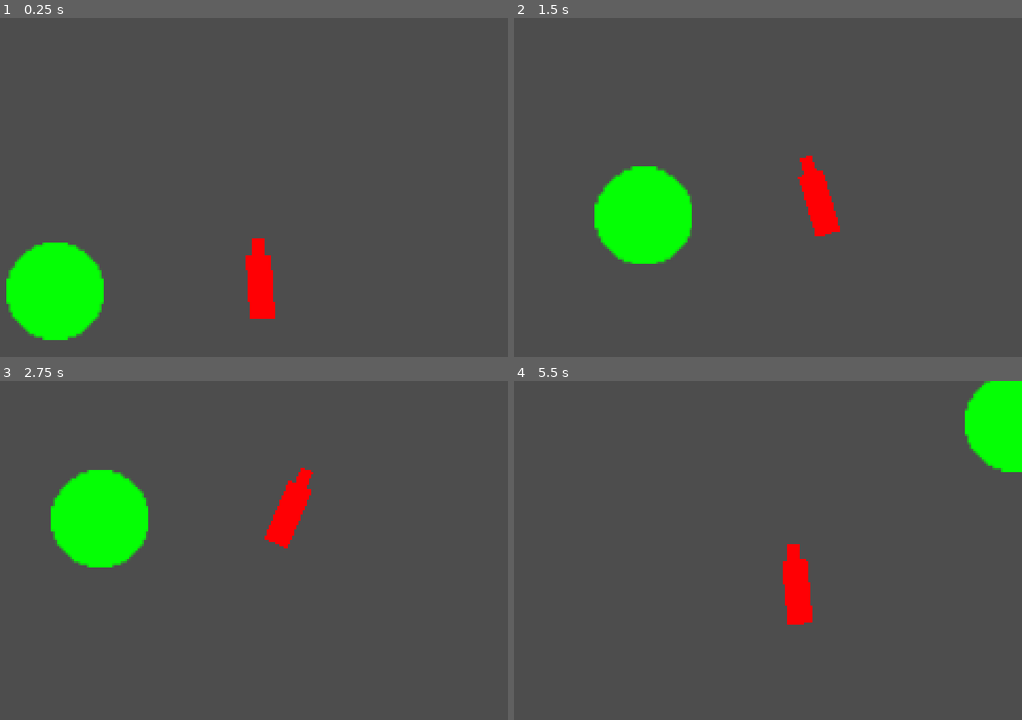
Above: before the commit, frames 1-4 (two rows, left to right).
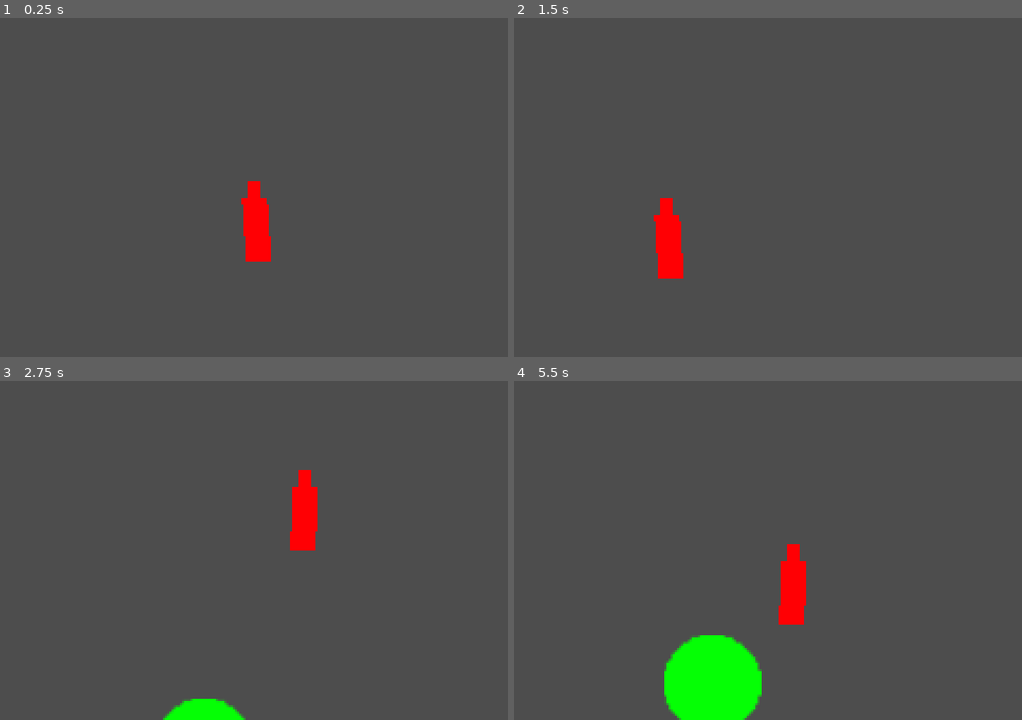
Above: after the commit, the same moments.

Repository: bryan-barreto/clonq-microjam-2k26
Game: Godot game, scene res://scenes/main.tscn
The game is run twice, just before and just after one commit, with the same random seed, the same clock (stepped at 60 frames per second) and the same inputs. This scene is started directly instead of the project's main scene.
Inputs (mouse positions are in pixels of both pictures, inside the frame that each line leads up to):
- Up to frame 1 (0.25 s): no input
- Up to frame 2 (1.5 s): tap Enter (ui_accept) at 0.5, 0.6, 0.77, 1.07 s; move the mouse to (879, 170) at 0.52 s; hold Right (ui_right) from 0.53 s (still down); move the mouse to (666, 204) at 1.27 s; click (666, 204) at 1.35 s
- Up to frame 3 (2.75 s): tap Enter (ui_accept) at 1.52, 1.55, 1.82, 2.3 s; move the mouse to (304, 475) at 2.02 s; release Right (ui_right) at 2.03 s; hold Left (ui_left) from 2.03 s (still down); hold Right mouse button (RightThruster) from 2.03 s (still down)
- Up to frame 4 (5.5 s): move the mouse to (742, 618) at 2.77 s; release Left (ui_left) at 2.78 s; release Right mouse button (RightThruster) at 2.78 s; hold Right (ui_right) 2.78-4.28 s; tap Enter (ui_accept) at 2.85, 3.02, 3.32, 3.77, 3.8, 4.07, 4.52, 4.55, 4.82, 5.1 s; move the mouse to (920, 601) at 3.52 s; press the mouse at (920, 601) at 3.53 s; move the mouse to (615, 499) at 4.27 s; release the mouse at (615, 499) at 4.28 s; hold Left (ui_left) 4.28-5.03 s; right-click (615, 499) at 4.35 s; move the mouse to (793, 550) at 5.02 s; hold Right (ui_right) from 5.03 s (still down)

The runs differ from the first frame. In frame 1, 6.2% of the frame differs, in the area x 1-55%, y 48-95%; in frame 2, 5.9%; in frame 3, 6.5%; in frame 4, 7.1%, in the area x 29-100%, y 0-100%.

Commit message:
needle and balloons

Diff:
--- a/godot-project/prefab/ball.tscn
+++ b/godot-project/prefab/ball.tscn
@@ -1,7 +1,7 @@
 [gd_scene format=3 uid="uid://dn3hyyv0tnt5b"]
 
 [ext_resource type="Texture2D" uid="uid://cga0otyo3iry3" path="res://assets/ball.png" id="1_1hr4x"]
-[ext_resource type="Script" uid="uid://dor43ks1wt1fp" path="res://src/meteor.gd" id="1_frjmt"]
+[ext_resource type="Script" uid="uid://cllk2v6siro6n" path="res://src/balloon.gd" id="1_frjmt"]
 
 [sub_resource type="PhysicsMaterial" id="PhysicsMaterial_1hr4x"]
 friction = 0.0
--- a/godot-project/scenes/main.tscn
+++ b/godot-project/scenes/main.tscn
@@ -2,6 +2,7 @@
 
 [ext_resource type="Script" uid="uid://3snrnt3qhca7" path="res://src/main.gd" id="1_o5qli"]
 [ext_resource type="PackedScene" uid="uid://dxci17kq4j4nv" path="res://prefab/hit_box.tscn" id="2_sugp2"]
+[ext_resource type="Script" uid="uid://bqgkspnqas6sr" path="res://src/needle.gd" id="5_tbgi4"]
 [ext_resource type="Script" uid="uid://3fj2creufpif" path="res://src/floor.gd" id="6_o6xl0"]
 [ext_resource type="Script" uid="uid://d3cesqdn66rk6" path="res://src/mouse.gd" id="6_tefeu"]
 
@@ -19,6 +20,8 @@
 
 [sub_resource type="RectangleShape2D" id="RectangleShape2D_85g3d"]
 size = Vector2(4, 168)
+
+[sub_resource type="RectangleShape2D" id="RectangleShape2D_jyhfs"]
 
 [node name="Main" type="Node2D" unique_id=1134354879]
 script = ExtResource("1_o5qli")
@@ -64,7 +67,6 @@
 theme_override_constants/separation = 23
 
 [node name="Win" type="Button" parent="Control/CenterContainer/Container/Container" unique_id=362210257]
-visible = false
 custom_minimum_size = Vector2(50, 0)
 layout_mode = 2
 disabled = true
@@ -118,6 +120,12 @@
 
 [node name="MiniMeteors" type="Node2D" parent="." unique_id=591848546]
 
+[node name="Needle" type="CharacterBody2D" parent="." unique_id=1451501838]
+script = ExtResource("5_tbgi4")
+
+[node name="CollisionShape2D" type="CollisionShape2D" parent="Needle" unique_id=805446573]
+shape = SubResource("RectangleShape2D_jyhfs")
+
 [connection signal="pressed" from="Control/CenterContainer/Container/Container/Win" to="." method="_on_win_pressed"]
 [connection signal="pressed" from="Control/CenterContainer/Container/Container/Lose" to="." method="_on_lose_pressed"]
 [connection signal="body_hit" from="Drill" to="." method="_on_lose"]
--- /dev/null
+++ b/godot-project/src/balloon.gd
@@ -0,0 +1,23 @@
+extends RigidBody2D
+
+@export var speed = 0.0
+
+signal on_hit
+
+
+@onready var drill = get_node("../../Drill")
+
+# Called when the node enters the scene tree for the first time.
+
+
+func _process(delta):
+	if (linear_velocity == Vector2(0,0)):
+		var drill_pos = drill.global_position
+		linear_velocity = (self.global_position - drill_pos).normalized()
+
+	if (linear_velocity.length() != speed):
+		linear_velocity = linear_velocity.normalized() * speed
+
+func _on_drillable_collision_body_entered(body):
+	if (body.name == "DrillBox"):
+		on_hit.emit()
--- a/godot-project/src/hit_box.gd
+++ b/godot-project/src/hit_box.gd
@@ -14,8 +14,8 @@
 
 func _move_toward_mouse(delta: float) -> void:
 	var dir_to_mouse: Vector2 = get_global_mouse_position() - drill.global_position
-	var new_vel = dir_to_mouse.normalized() * max_player_speed * delta
-	var collided := move_and_collide(new_vel)
+	#var new_vel = dir_to_mouse.normalized() * max_player_speed * delta
+	var collided := move_and_collide(dir_to_mouse)
 	if (collided):
 		collided.get_collider().apply_impulse(Vector2(0,-1).rotated(rotation))
 
--- a/godot-project/src/main.gd
+++ b/godot-project/src/main.gd
@@ -14,10 +14,13 @@
 
 var meteor_fab = preload("res://prefab/ball.tscn")
 var meteor_lv_1_fab = preload("res://prefab/ball_lv_1.tscn")
-var meteor_lv_2_fab = preload("res://prefab/ball_lv_2.tscn")
-var mini_fab = preload("res://prefab/mini_meteor.tscn")
 var origin_meteor_pos = Vector2(20, 135)
 var num_of_meteors = 0
+const balloon_spawn_horizontal_range = [30, 210]
+const balloon_spawn_height = 200
+const balloon_spawn_timer_seconds = 2
+
+var spawn_timer = 0
 
 @onready var meteor_node = get_node("Meteors")
 @onready var mini_node = get_node("MiniMeteors")
@@ -26,24 +29,22 @@
 func _enter_tree():
 	%Difficulty.text = "Difficulty: %d" % difficulty
 
-func _ready():
-	num_of_meteors += 1
-	var first_meteor = meteor_fab.instantiate()
-	first_meteor.global_position = origin_meteor_pos
-	first_meteor.health = meteor_health
-	first_meteor.damage_taken_per_hit = damage_taken_per_hit
-	first_meteor.speed = meteor_speed
-	first_meteor.mini_spawn_amount = mini_spawn_amount
-	first_meteor.mini_spawn_interval = mini_spawn_interval
-	first_meteor.linear_velocity = Vector2(1,-1)
-	meteor_node.add_child(first_meteor)
-
-	first_meteor.spawn_meteors.connect(_on_spawn_meteors)
-	first_meteor.spawn_minis.connect(_spawn_minis)
 
 func _process(delta):
-	if (num_of_meteors <= 0):
-		_on_win()
+	if (spawn_timer > balloon_spawn_timer_seconds):
+		spawn_timer -= balloon_spawn_timer_seconds
+		spawn_balloon()
+	spawn_timer += delta
+
+
+func spawn_balloon():
+	var new_balloon = meteor_fab.instantiate()
+	new_balloon.global_position = Vector2(randf_range(balloon_spawn_horizontal_range[0],balloon_spawn_horizontal_range[1]), balloon_spawn_height)
+	new_balloon.speed = meteor_speed
+	new_balloon.linear_velocity = Vector2(0,-1)
+	meteor_node.add_child(new_balloon)
+
+	new_balloon.on_hit.connect(_on_lose)
 
 func _on_win():
 	get_tree().change_scene_to_file("res://scenes/win.tscn")
@@ -54,51 +55,51 @@
 func set_difficulty(request_diff: float):
 	self.difficulty = clampf(request_diff, min_difficulty, max_difficulty)
 
-func _on_spawn_meteors(meteor):
-	num_of_meteors -= 1
-	if (meteor.level >= meteor_level_cap):
-		meteor.visible = false
-		meteor.disable_mode = PROCESS_MODE_DISABLED
-		meteor.queue_free()
-		return
-	var new_list = []
-	for x in range(split_amount):
-		var new_meteor
-		match meteor.level:
-			0:
-				new_meteor = meteor_lv_1_fab.instantiate()
-			1:
-				new_meteor = meteor_lv_2_fab.instantiate()
-		#var meteor_size = new_meteor.get_node("DrillableCollision/CollisionShape2D")
-		new_meteor.global_position = meteor.global_position
-		new_meteor.linear_velocity = (meteor.global_position - drill.global_position).normalized()
-		new_meteor.health = meteor_health
-		new_meteor.damage_taken_per_hit = damage_taken_per_hit
-		new_meteor.speed = meteor_speed
-		new_meteor.mini_spawn_amount = mini_spawn_amount
-		new_meteor.mini_spawn_interval = mini_spawn_interval
-		new_meteor.level = meteor.level + 1
-		new_list.append(new_meteor)
-	meteor.visible = false
-	meteor.disable_mode = PROCESS_MODE_DISABLED
-	meteor.queue_free()
-	for x in range(new_list.size()):
-		num_of_meteors += 1
-		meteor_node.add_child(new_list[x])
-		new_list[x].spawn_meteors.connect(_on_spawn_meteors)
-		new_list[x].spawn_minis.connect(_spawn_minis)
+#func _on_spawn_meteors(meteor):
+	#num_of_meteors -= 1
+	#if (meteor.level >= meteor_level_cap):
+		#meteor.visible = false
+		#meteor.disable_mode = PROCESS_MODE_DISABLED
+		#meteor.queue_free()
+		#return
+	#var new_list = []
+	#for x in range(split_amount):
+		#var new_meteor
+		#match meteor.level:
+			#0:
+				#new_meteor = meteor_lv_1_fab.instantiate()
+			#1:
+				#new_meteor = meteor_lv_2_fab.instantiate()
+		##var meteor_size = new_meteor.get_node("DrillableCollision/CollisionShape2D")
+		#new_meteor.global_position = meteor.global_position
+		#new_meteor.linear_velocity = (meteor.global_position - drill.global_position).normalized()
+		#new_meteor.health = meteor_health
+		#new_meteor.damage_taken_per_hit = damage_taken_per_hit
+		#new_meteor.speed = meteor_speed
+		#new_meteor.mini_spawn_amount = mini_spawn_amount
+		#new_meteor.mini_spawn_interval = mini_spawn_interval
+		#new_meteor.level = meteor.level + 1
+		#new_list.append(new_meteor)
+	#meteor.visible = false
+	#meteor.disable_mode = PROCESS_MODE_DISABLED
+	#meteor.queue_free()
+	#for x in range(new_list.size()):
+		#num_of_meteors += 1
+		#meteor_node.add_child(new_list[x])
+		#new_list[x].spawn_meteors.connect(_on_spawn_meteors)
+		#new_list[x].spawn_minis.connect(_spawn_minis)
 
-func _spawn_minis(meteor):
-	const DIST_APART = 5
-	var mini_count = 0
-	var drill_meteor_angle = drill.global_position.angle_to_point(meteor.global_position)
-	var mini_spawn_lower_angle = drill_meteor_angle - (mini_spread_range/2)
-	var mini_spawn_upper_angle = drill_meteor_angle + (mini_spread_range/2)
-	for x in range(mini_spawn_lower_angle,mini_spawn_upper_angle, mini_spread_range/mini_spawn_amount):
-		var new_mini = mini_fab.instantiate()
-		var dist_apart = (mini_count - mini_spawn_amount/2) * DIST_APART
-		new_mini.global_position = Vector2(meteor.global_position.x + dist_apart, meteor.global_position.y)
-		new_mini.linear_velocity = Vector2.RIGHT.rotated(x)
-		new_mini.speed = meteor_speed * 2
-		mini_count+=1
-		mini_node.add_child(new_mini)
+#func _spawn_minis(meteor):
+	#const DIST_APART = 5
+	#var mini_count = 0
+	#var drill_meteor_angle = drill.global_position.angle_to_point(meteor.global_position)
+	#var mini_spawn_lower_angle = drill_meteor_angle - (mini_spread_range/2)
+	#var mini_spawn_upper_angle = drill_meteor_angle + (mini_spread_range/2)
+	#for x in range(mini_spawn_lower_angle,mini_spawn_upper_angle, mini_spread_range/mini_spawn_amount):
+		#var new_mini = mini_fab.instantiate()
+		#var dist_apart = (mini_count - mini_spawn_amount/2) * DIST_APART
+		#new_mini.global_position = Vector2(meteor.global_position.x + dist_apart, meteor.global_position.y)
+		#new_mini.linear_velocity = Vector2.RIGHT.rotated(x)
+		#new_mini.speed = meteor_speed * 2
+		#mini_count+=1
+		#mini_node.add_child(new_mini)
--- /dev/null
+++ b/godot-project/src/needle.gd
@@ -0,0 +1,25 @@
+extends CharacterBody2D
+
+
+const SPEED = 300.0
+const JUMP_VELOCITY = -400.0
+
+
+func _physics_process(delta):
+	# Add the gravity.
+	if not is_on_floor():
+		velocity += get_gravity() * delta
+
+	# Handle jump.
+	if Input.is_action_just_pressed("ui_accept") and is_on_floor():
+		velocity.y = JUMP_VELOCITY
+
+	# Get the input direction and handle the movement/deceleration.
+	# As good practice, you should replace UI actions with custom gameplay actions.
+	var direction = Input.get_axis("ui_left", "ui_right")
+	if direction:
+		velocity.x = direction * SPEED
+	else:
+		velocity.x = move_toward(velocity.x, 0, SPEED)
+
+	move_and_slide()
Not shown, added: godot-project/src/balloon.gd.uid
Not shown, added: godot-project/src/needle.gd.uid
